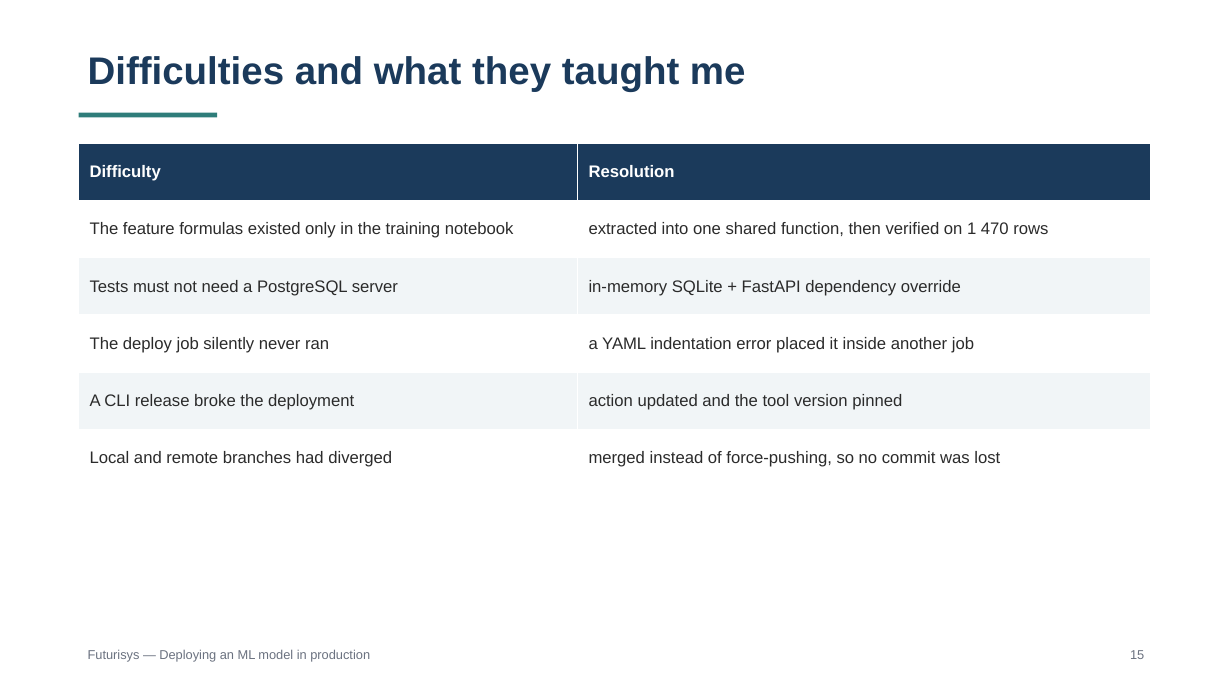
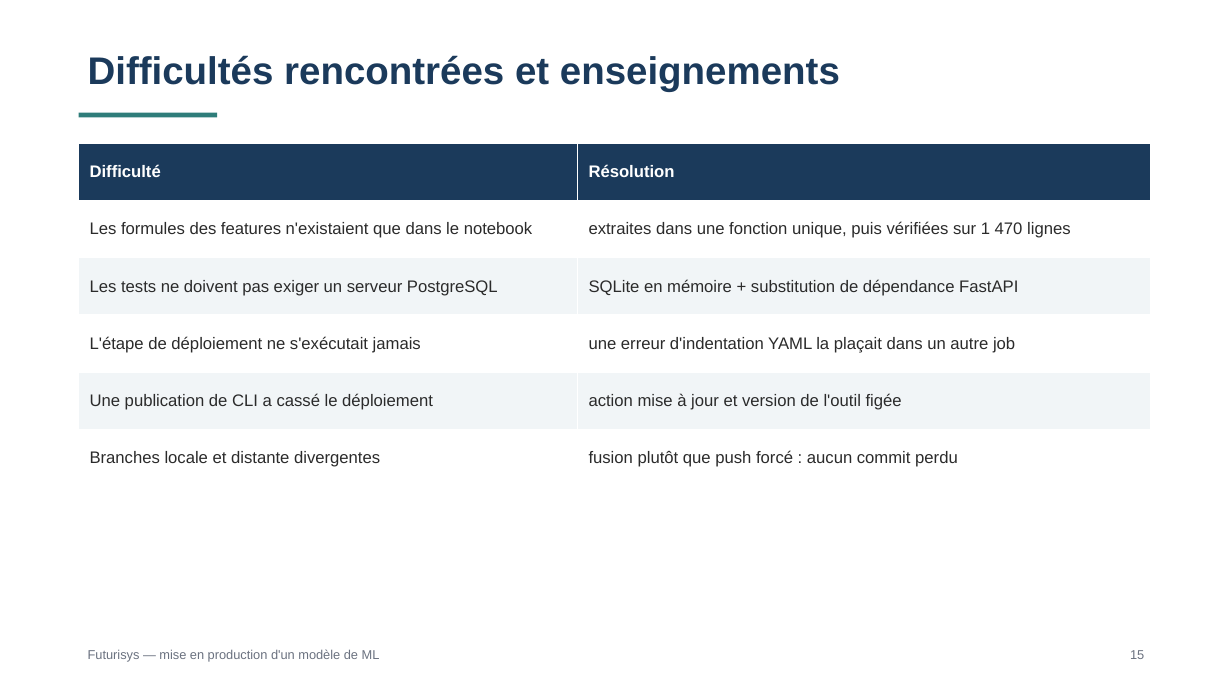
Before and after one commit to ankim21/Projet5_DEPLOYMENTML, a slide deck: slide 16 of docs/presentation_futurisys.pptx. Drawn at 1232x693 pixels with LibreOffice and Linux fonts; fonts in the diff are those of the drawing. Boxes give left, top, right and bottom in pixels: in the first picture for what was removed or moved away, otherwise in the second. Text is boxed around its words. In the diff, an @@ line names an element or a change of style, - is before the commit and + after.

```diff
--- a/docs/presentation_futurisys.pptx
+++ b/docs/presentation_futurisys.pptx
@@ text at [88, 55, 840, 92]: text changed @@
-Difficulties and what they taught me
+Difficultés rencontrées et enseignements
@@ table at [79, 143, 1151, 487] @@
-row 1, column 1: Difficulty
+row 1, column 1: Difficulté
-row 1, column 2: Resolution
+row 1, column 2: Résolution
-row 2, column 1: The feature formulas existed only in the training notebook
+row 2, column 1: Les formules des features n'existaient que dans le notebook
-row 2, column 2: extracted into one shared function, then verified on 1 470 rows
+row 2, column 2: extraites dans une fonction unique, puis vérifiées sur 1 470 lignes
-row 3, column 1: Tests must not need a PostgreSQL server
+row 3, column 1: Les tests ne doivent pas exiger un serveur PostgreSQL
-row 3, column 2: in-memory SQLite + FastAPI dependency override
+row 3, column 2: SQLite en mémoire + substitution de dépendance FastAPI
-row 4, column 1: The deploy job silently never ran
+row 4, column 1: L'étape de déploiement ne s'exécutait jamais
-row 4, column 2: a YAML indentation error placed it inside another job
+row 4, column 2: une erreur d'indentation YAML la plaçait dans un autre job
-row 5, column 1: A CLI release broke the deployment
+row 5, column 1: Une publication de CLI a cassé le déploiement
-row 5, column 2: action updated and the tool version pinned
+row 5, column 2: action mise à jour et version de l'outil figée
-row 6, column 1: Local and remote branches had diverged
+row 6, column 1: Branches locale et distante divergentes
-row 6, column 2: merged instead of force-pushing, so no commit was lost
+row 6, column 2: fusion plutôt que push forcé : aucun commit perdu
@@ text at [88, 649, 380, 662]: text changed @@
-Futurisys — Deploying an ML model in production
+Futurisys — mise en production d'un modèle de ML
```
Also in this commit, not shown: 15 other slides changed, 2 slides added, 2 slides removed.
